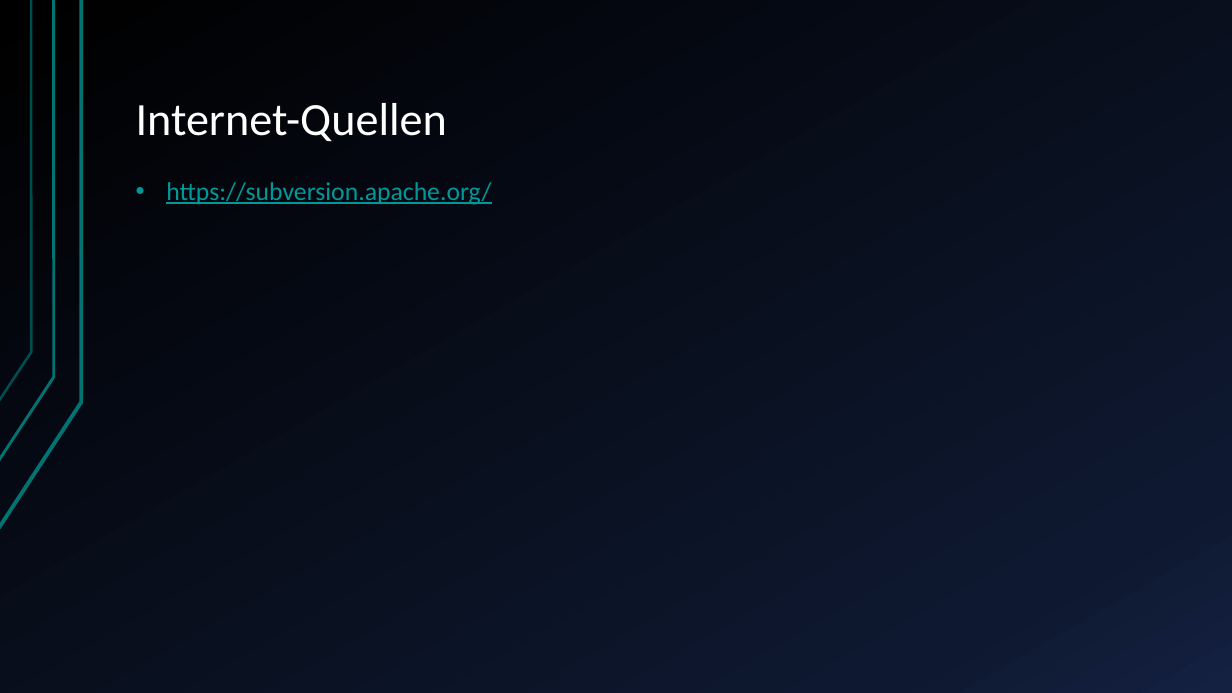
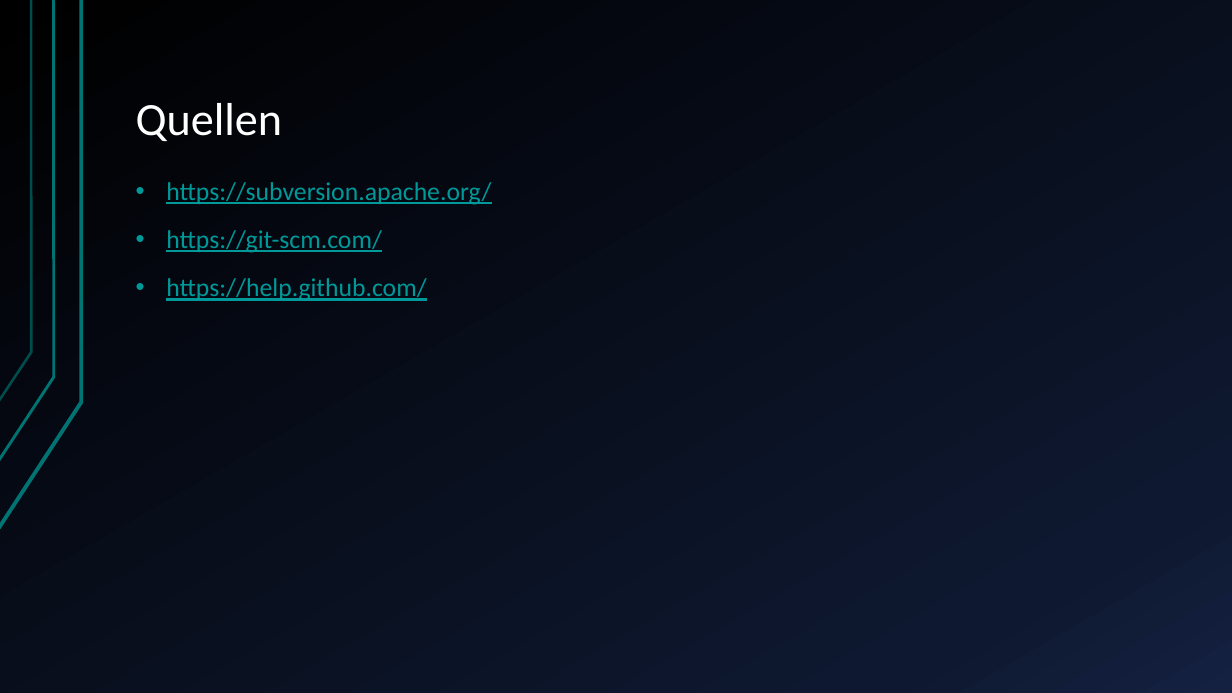
Before and after one commit to dome0157/Vortrag-Versionsmanagement, a slide deck: slide 15 of Versionsmanagement_Präsentation.pptx. Drawn at 1232x693 pixels with LibreOffice and Linux fonts; fonts in the diff are those of the drawing. Boxes give left, top, right and bottom in pixels: in the first picture for what was removed or moved away, otherwise in the second. Text is boxed around its words. In the diff, an @@ line names an element or a change of style, - is before the commit and + after.

```diff
--- a/Versionsmanagement_Präsentation.pptx
+++ b/Versionsmanagement_Präsentation.pptx
@@ title at box(136, 103, 283, 141): text changed @@
-Internet-Quellen
+Quellen
@@ text at box(166, 230, 426, 301): paragraphs added @@
+• https://git-scm.com/
+• https://help.github.com/
```
Also in this commit, not shown: 1 other slide changed, 1 slide added, 1 slide removed.
